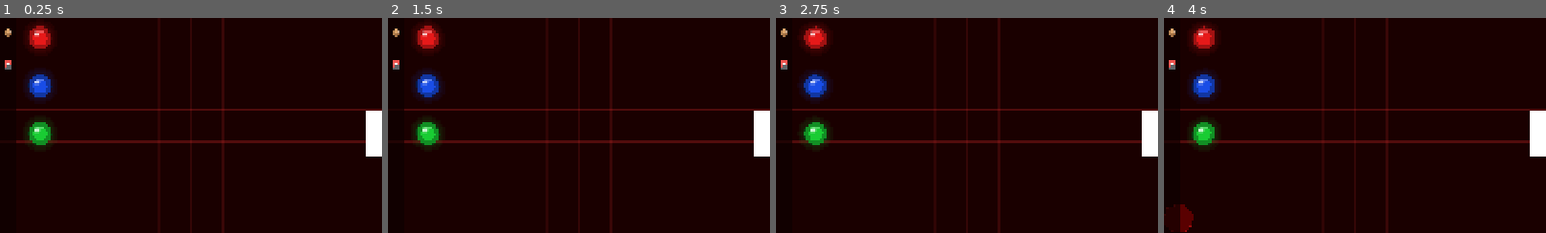
Above: before the commit, frames 1-4 (left to right).
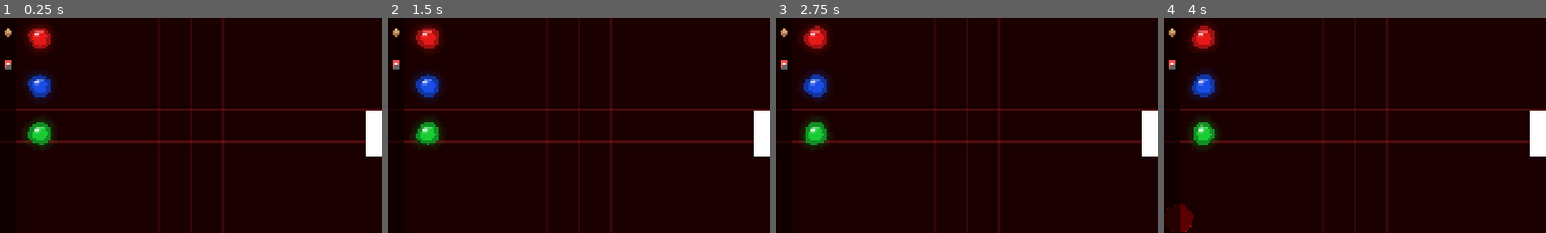
Above: after the commit, the same moments.

Repository: chalie-chariot/velmire
Game: Godot game, scene res://scenes/Main.tscn
Two runs of this game, one before a commit and one after it. Both use one fixed random seed, a clock stepped at 60 frames per second and the inputs below.
Inputs (mouse positions are % of the whole screen's width and height, from its top left):
- Up to frame 1 (0.25 s): no input
- Up to frame 2 (1.5 s): tap Enter at 0.5 s; move the mouse to (72, 45) at 0.52 s; hold Shift 0.53-1.25 s; click (72, 45) at 0.67 s; tap E at 0.8 s; drag from (30, 55) to (45, 70) at 1.27 s
- Up to frame 3 (2.75 s): tap Space at 2 s; move the mouse to (60, 28) at 2.02 s; hold Shift from 2.03 s (still down); click (60, 28) at 2.17 s; tap E at 2.3 s
- Up to frame 4 (4 s): release Shift at 2.75 s; drag from (45, 70) to (20, 35) at 2.77 s; tap Enter at 3.5 s; move the mouse to (80, 65) at 3.52 s; tap E at 3.6 s; click (80, 65) at 3.67 s
The pictures show only the part of the screen within x 0-50%, y 23-73%; the shares and areas given below are measured in that part.

The runs differ from the first frame. In frame 1, 0.2% of the frame differs, in the area x 7-14%, y 3-60%; in frame 2, 0.3%; in frame 3, 0.2%; in frame 4, 0.2%.

Commit message:
노드 액체 연출 upgrage ver .02

Diff:
--- a/velmire/scenes/Main.tscn
+++ b/velmire/scenes/Main.tscn
@@ -1,7 +1,8 @@
-[gd_scene load_steps=24 format=3 uid="uid://b1main001"]
+[gd_scene load_steps=25 format=3 uid="uid://b1main001"]
 
 [ext_resource type="Script" path="res://scripts/Main.gd" id="1_main"]
 [ext_resource type="PackedScene" path="res://scenes/HeartPulse.tscn" id="2_heartpulse"]
+[ext_resource type="Script" path="res://scripts/ConnectionManager.gd" id="3_conn"]
 
 [sub_resource type="StyleBoxFlat" id="StyleBoxFlat_topbar"]
 bg_color = Color(0.05098, 0, 0, 0.8)
@@ -109,6 +110,9 @@
 
 [node name="HeartPulse" parent="EntityLayer" instance=ExtResource("2_heartpulse")]
 
+[node name="ConnectionManager" type="Node2D" parent="EntityLayer"]
+script = ExtResource("3_conn")
+
 [node name="CanvasLayer" type="CanvasLayer" parent="."]
 layer = 1
 
--- /dev/null
+++ b/velmire/scripts/AttackLine.gd
@@ -0,0 +1,19 @@
+extends Node2D
+
+var _from: Vector2 = Vector2.ZERO
+var _to: Vector2 = Vector2.ZERO
+var _color: Color = Color.WHITE
+var _alpha: float = 0.9
+
+func _process(delta: float) -> void:
+	_alpha -= delta * 0.5
+	if _alpha <= 0.0:
+		queue_free()
+		return
+	queue_redraw()
+
+func _draw() -> void:
+	draw_line(_from, _to,
+		Color(_color.r, _color.g, _color.b, _alpha), 2.0)
+	draw_circle(_to, 4.0,
+		Color(1.0, 1.0, 1.0, _alpha * 0.6))
--- a/velmire/scripts/BloodEntityAI.gd
+++ b/velmire/scripts/BloodEntityAI.gd
@@ -47,3 +47,15 @@
 		var a: Vector2 = smooth[i]
 		var b: Vector2 = smooth[(i + 1) % smooth.size()]
 		draw_line(a, b, Color(0.6, 0.05, 0.05, 1.0), 1.5)
+
+func take_damage(amount: float) -> void:
+	hp -= amount
+	if hp <= 0:
+		remove_from_group("blood_entities")
+		queue_free()
+
+func apply_slow(factor: float, duration: float) -> void:
+	speed *= factor
+	await get_tree().create_timer(duration).timeout
+	if is_inside_tree():
+		speed /= factor
--- a/velmire/scripts/ConnectionManager.gd
+++ b/velmire/scripts/ConnectionManager.gd
@@ -1,6 +1,75 @@
-class_name ConnectionManager
-extends Node
+extends Node2D
+
+var _connections: Array = []
+var _pending: Node2D = null
 
 func _ready() -> void:
-	print("ConnectionManager 시작")
-	pass
+	add_to_group("connection_manager")
+
+func _input(event: InputEvent) -> void:
+	if event is InputEventKey:
+		if event.keycode == KEY_ESCAPE and event.pressed and _pending:
+			_pending.is_pending_connection = false
+			_pending = null
+			queue_redraw()
+
+func _draw() -> void:
+	for conn in _connections:
+		if not is_instance_valid(conn.from) or not is_instance_valid(conn.to):
+			continue
+		var a: Vector2 = to_local(conn.from.global_position)
+		var b: Vector2 = to_local(conn.to.global_position)
+		var c: Color = conn.from.node_color
+
+		# 글로우 레이어
+		draw_line(a, b, Color(c.r, c.g, c.b, 0.25), 12.0)
+		draw_line(a, b, Color(c.r, c.g, c.b, 0.45), 7.0)
+		# 본체
+		draw_line(a, b, Color(c.r, c.g, c.b, 0.85), 3.5)
+
+		# 중간점
+		var mid: Vector2 = (a + b) / 2.0
+		draw_circle(mid, 4.0, Color(c.r, c.g, c.b, 0.9))
+
+	if _pending:
+		var a: Vector2 = to_local(_pending.global_position)
+		var b: Vector2 = to_local(get_global_mouse_position())
+		draw_line(a, b, Color(1.0, 1.0, 1.0, 0.4), 2.0)
+
+func _process(_delta: float) -> void:
+	if _pending:
+		queue_redraw()
+
+func try_connect(node: Node2D) -> void:
+	if _pending == null:
+		_pending = node
+		node.is_pending_connection = true
+		return
+
+	if _pending == node:
+		_pending.is_pending_connection = false
+		_pending = null
+		return
+
+	for conn in _connections:
+		if (conn.from == _pending and conn.to == node) or \
+		   (conn.from == node and conn.to == _pending):
+			_connections.erase(conn)
+			_pending.is_pending_connection = false
+			_pending = null
+			queue_redraw()
+			return
+
+	_connections.append({from = _pending, to = node})
+	_pending.is_pending_connection = false
+	_pending = null
+	queue_redraw()
+
+func get_connections_for(node: Node2D) -> Array:
+	var result: Array = []
+	for conn in _connections:
+		if conn.from == node:
+			result.append(conn.to)
+		elif conn.to == node:
+			result.append(conn.from)
+	return result
--- a/velmire/scripts/GameNode.gd
+++ b/velmire/scripts/GameNode.gd
@@ -12,9 +12,15 @@
 var grid_row: int = -1
 var _drag_offset: Vector2 = Vector2.ZERO
 var _slot_position: Vector2 = Vector2.ZERO
+var attack_cooldown: float = 3.0
+var _attack_timer: float = 0.0
+var is_pending_connection: bool = false
+var _phase_offset: float = 0.0
 
 func _ready() -> void:
 	_generate_base_points()
+	_phase_offset = randf_range(0.0, TAU)
+	add_to_group("game_nodes")
 
 func _generate_base_points() -> void:
 	_base_points.clear()
@@ -27,29 +33,46 @@
 func _input(event: InputEvent) -> void:
 	if event is InputEventMouseButton:
 		if event.button_index == MOUSE_BUTTON_LEFT:
-			if event.pressed:
-				var local_pos: Vector2 = to_local(get_global_mouse_position())
-				if local_pos.length() <= radius + 10.0:
+			var local_pos = to_local(get_global_mouse_position())
+			var is_hover: bool = local_pos.length() <= radius + 10.0
+
+			if event.pressed and is_hover:
+				if Input.is_key_pressed(KEY_SHIFT) and is_placed:
+					var cm = get_tree().get_first_node_in_group("connection_manager")
+					if cm:
+						cm.try_connect(self)
+					get_viewport().set_input_as_handled()
+				else:
 					is_dragging = true
 					_drag_offset = global_position - get_global_mouse_position()
 					_slot_position = global_position
 					get_viewport().set_input_as_handled()
-			else:
-				if is_dragging:
-					is_dragging = false
-					_try_place_on_grid()
+
+			elif not event.pressed and is_dragging:
+				is_dragging = false
+				_try_place_on_grid()
+				get_viewport().set_input_as_handled()
 
 func _process(delta: float) -> void:
 	_time += delta
 	if is_dragging:
 		global_position = get_global_mouse_position() + _drag_offset
+
+	if is_placed:
+		_attack_timer += delta
+		if _attack_timer >= attack_cooldown:
+			_attack_timer = 0.0
+			_do_attack()
+
 	queue_redraw()
 
 func _draw() -> void:
 	var pts: PackedVector2Array = []
 	for i in range(_base_points.size()):
 		var base: Vector2 = _base_points[i]
-		var wave: float = sin(_time * 1.2 + i * 0.3) * 0.8
+		# 느리고 부드럽게 출렁이는 물방울
+		var wave: float = sin(_time * 0.7 + i * 0.5 + _phase_offset) * 1.8 \
+			+ sin(_time * 1.1 + i * 0.8 + _phase_offset * 1.3) * 0.6
 		pts.append(base + base.normalized() * wave)
 
 	# 글로우 4겹
@@ -102,6 +125,13 @@
 	if is_dragging:
 		draw_arc(Vector2.ZERO, radius * 1.35, 0, TAU, 64,
 			Color(node_color.r, node_color.g, node_color.b, 0.7), 2.5)
+
+	if is_pending_connection:
+		var pulse: float = abs(sin(_time * 4.0))
+		draw_arc(Vector2.ZERO, radius * 1.5, 0, TAU, 64,
+			Color(1.0, 1.0, 1.0, pulse), 2.5)
+		draw_arc(Vector2.ZERO, radius * 1.3, 0, TAU, 64,
+			Color(node_color.r, node_color.g, node_color.b, pulse * 0.6), 1.5)
 
 func _try_place_on_grid() -> void:
 	var grid = get_tree().get_first_node_in_group("heart_pulse")
@@ -123,3 +153,61 @@
 	var tween: Tween = create_tween()
 	tween.tween_property(self, "global_position", _slot_position, 0.2)\
 		.set_ease(Tween.EASE_OUT).set_trans(Tween.TRANS_QUART)
+
+func _do_attack() -> void:
+	match node_type:
+		"흡혈":
+			_attack_nearest_entity(30.0)
+		"결계":
+			_slow_nearest_entity()
+		"증폭":
+			_boost_adjacent_nodes()
+
+func _attack_nearest_entity(damage: float) -> void:
+	var entities = get_tree().get_nodes_in_group("blood_entities")
+	var nearest: Node2D = null
+	var nearest_dist: float = INF
+
+	for e in entities:
+		var d: float = global_position.distance_to(e.global_position)
+		if d < nearest_dist:
+			nearest_dist = d
+			nearest = e
+
+	if nearest and nearest_dist <= 200.0:
+		_spawn_attack_line(nearest.global_position)
+		if nearest.has_method("take_damage"):
+			nearest.take_damage(damage)
+
+func _slow_nearest_entity() -> void:
+	var entities = get_tree().get_nodes_in_group("blood_entities")
+	var nearest: Node2D = null
+	var nearest_dist: float = INF
+
+	for e in entities:
+		var d: float = global_position.distance_to(e.global_position)
+		if d < nearest_dist:
+			nearest_dist = d
+			nearest = e
+
+	if nearest and nearest_dist <= 200.0 and nearest.has_method("apply_slow"):
+		_spawn_attack_line(nearest.global_position)
+		nearest.apply_slow(0.5, 3.0)
+
+func _boost_adjacent_nodes() -> void:
+	var nodes = get_tree().get_nodes_in_group("game_nodes")
+	for n in nodes:
+		if n == self:
+			continue
+		var d: float = global_position.distance_to(n.global_position)
+		if d < 120.0:
+			n.attack_cooldown = attack_cooldown * 0.7
+
+func _spawn_attack_line(target_pos: Vector2) -> void:
+	var line = Node2D.new()
+	line.set_script(preload("res://scripts/AttackLine.gd"))
+	line.global_position = Vector2.ZERO
+	get_parent().add_child(line)
+	line._from = global_position
+	line._to = target_pos
+	line._color = node_color
Not shown, added: velmire/scripts/AttackLine.gd.uid
